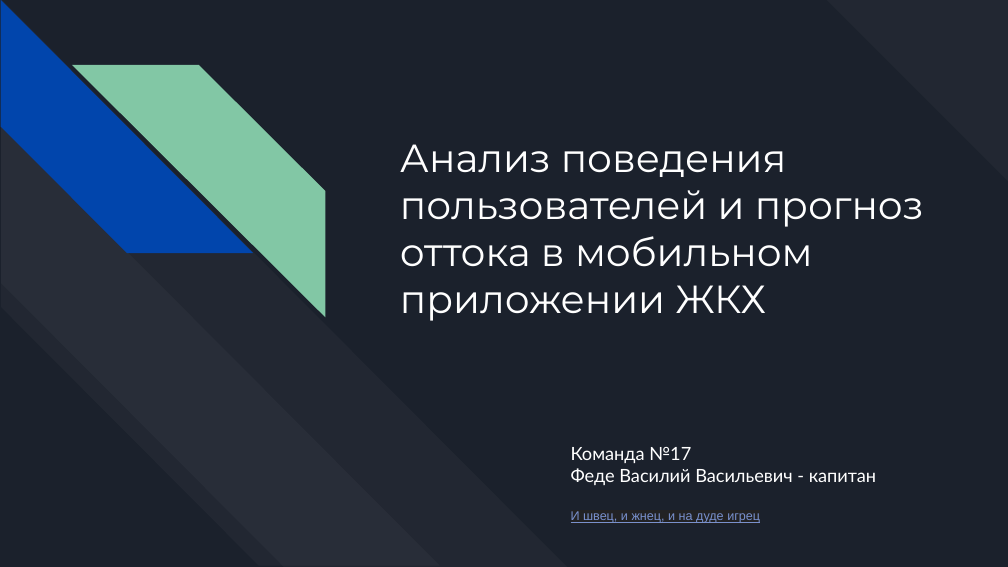
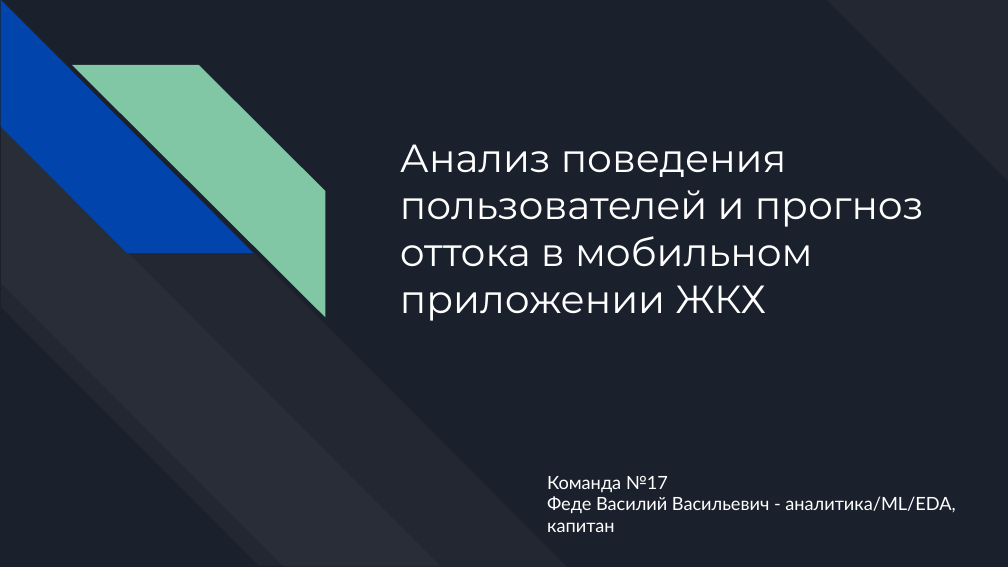
Before and after one commit to FedeVas/mobile-app-churn-analysis, a slide deck: slide 1 of presentation/Анализ проекта.pptx. Drawn at 1008x567 pixels with LibreOffice and Linux fonts; fonts in the diff are those of the drawing. Boxes give left, top, right and bottom in pixels: in the first picture for what was removed or moved away, otherwise in the second. Text is boxed around its words. In the diff, an @@ line names an element or a change of style, - is before the commit and + after.

```diff
--- a/presentation/Анализ проекта.pptx
+++ b/presentation/Анализ проекта.pptx
@@ subtitle "Команда №17": place and size @@
-subtitle "Команда №17" at <box>571,447,876,523</box>
+subtitle "Команда №17" at <box>547,476,955,532</box>
@@ subtitle at <box>547,496,955,532</box>: text changed @@
-Феде Василий Васильевич - капитан
-И швец, и жнец, и на дуде игрец
+Феде Василий Васильевич - аналитика/ML/EDA, капитан
```
Also in this commit, not shown: 10 other slides changed, 1 slide added, 1 slide removed.
